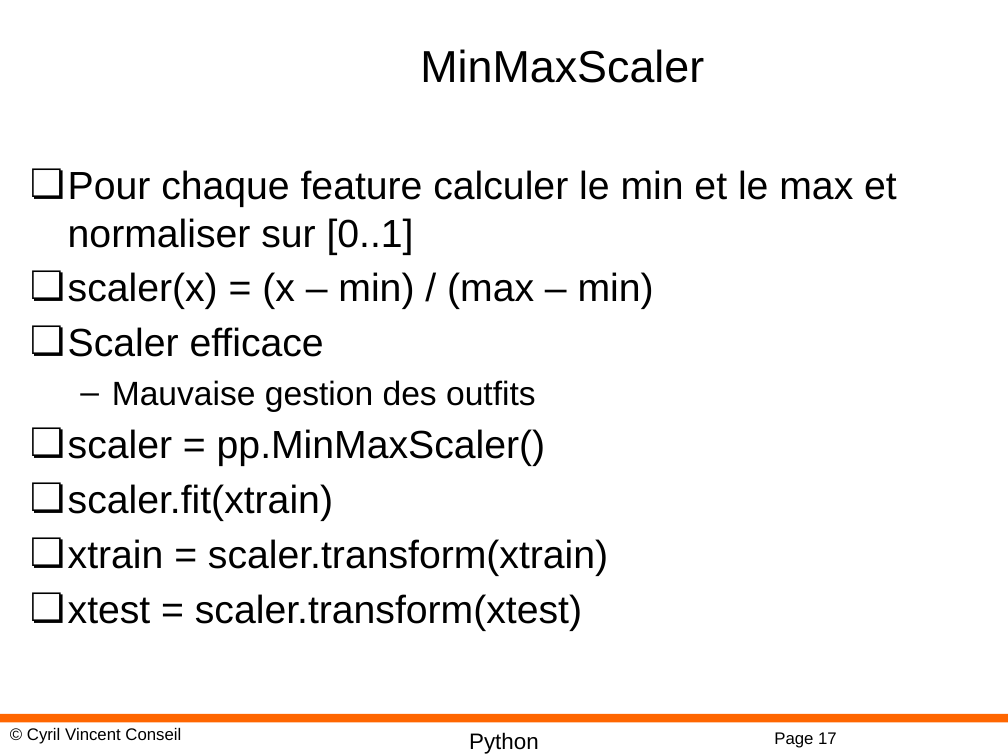
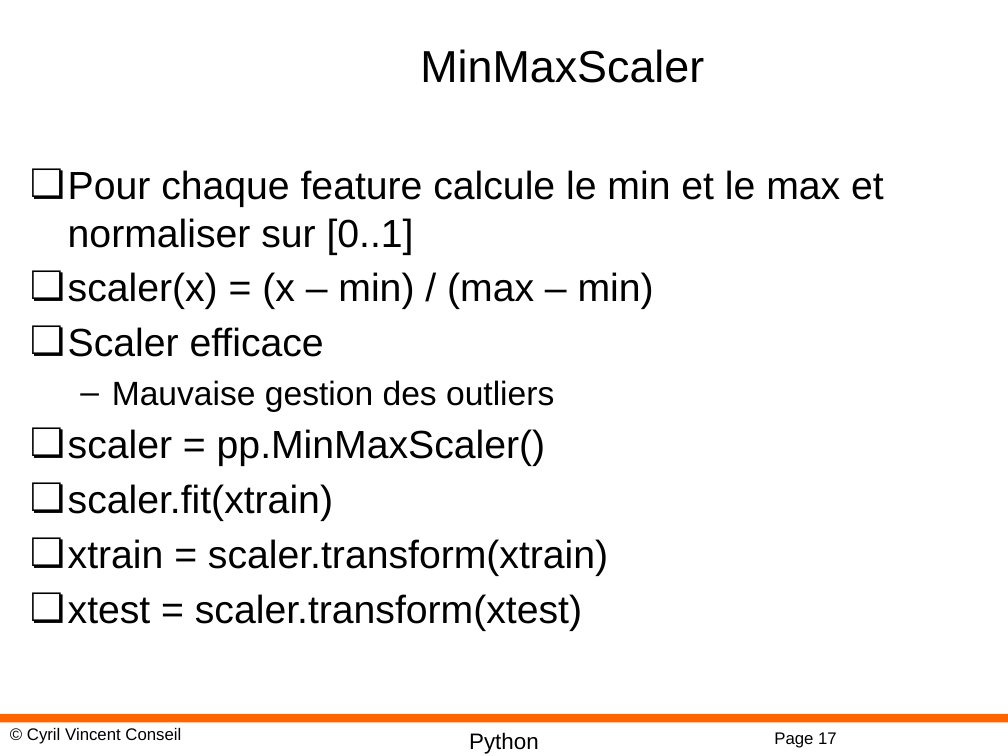
Before and after one commit to cyrilvincent/datascience, a slide deck: slide 17 of ppt/MachineLearning14-KNN.pptx. Drawn at 1008x756 pixels with LibreOffice and Linux fonts; fonts in the diff are those of the drawing; background and template pictures are left out. Boxes give left, top, right and bottom in pixels: in the first picture for what was removed or moved away, otherwise in the second. Text is boxed around its words. In the diff, an @@ line names an element or a change of style, - is before the commit and + after.

```diff
--- a/ppt/MachineLearning14-KNN.pptx
+++ b/ppt/MachineLearning14-KNN.pptx
@@ text at [68,170,884,255]: text changed @@
-❏ Pour chaque feature calculer le min et le max et normaliser sur [0..1]
+❏ Pour chaque feature calcule le min et le max et normaliser sur [0..1]
@@ text at [112,380,554,412]: text changed @@
-  – Mauvaise gestion des outfits
+  – Mauvaise gestion des outliers
```
Also in this commit, not shown: 2 other slides changed, 1 slide removed, 2 other files.
